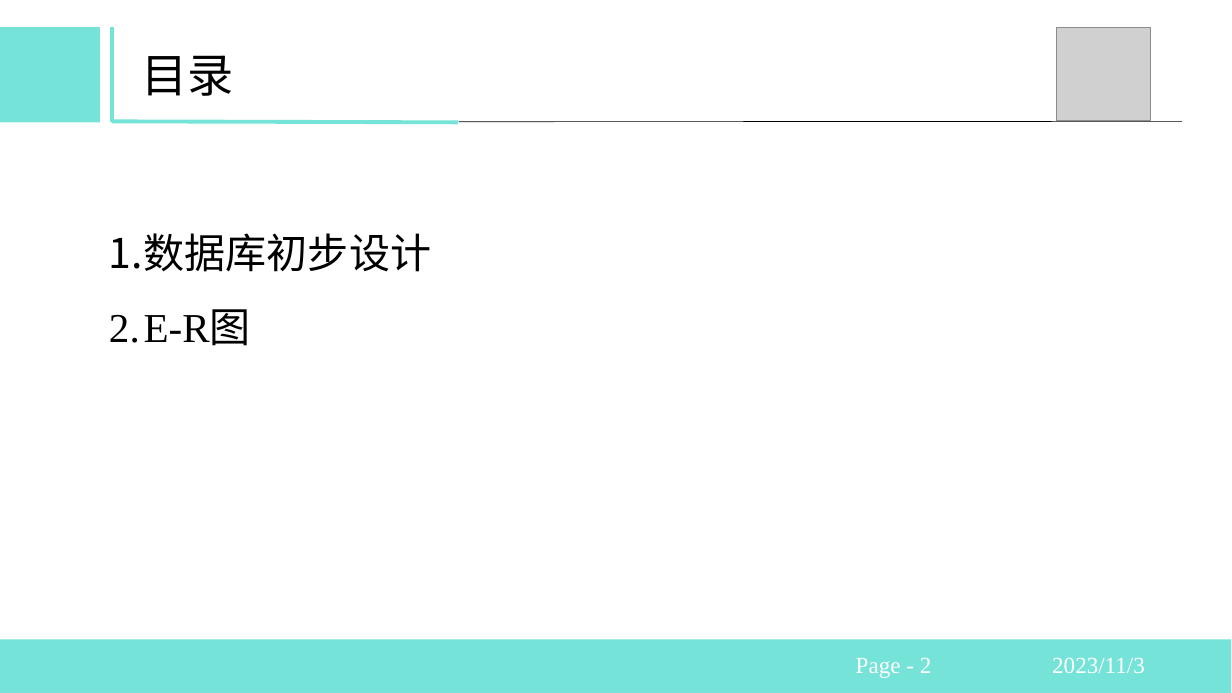
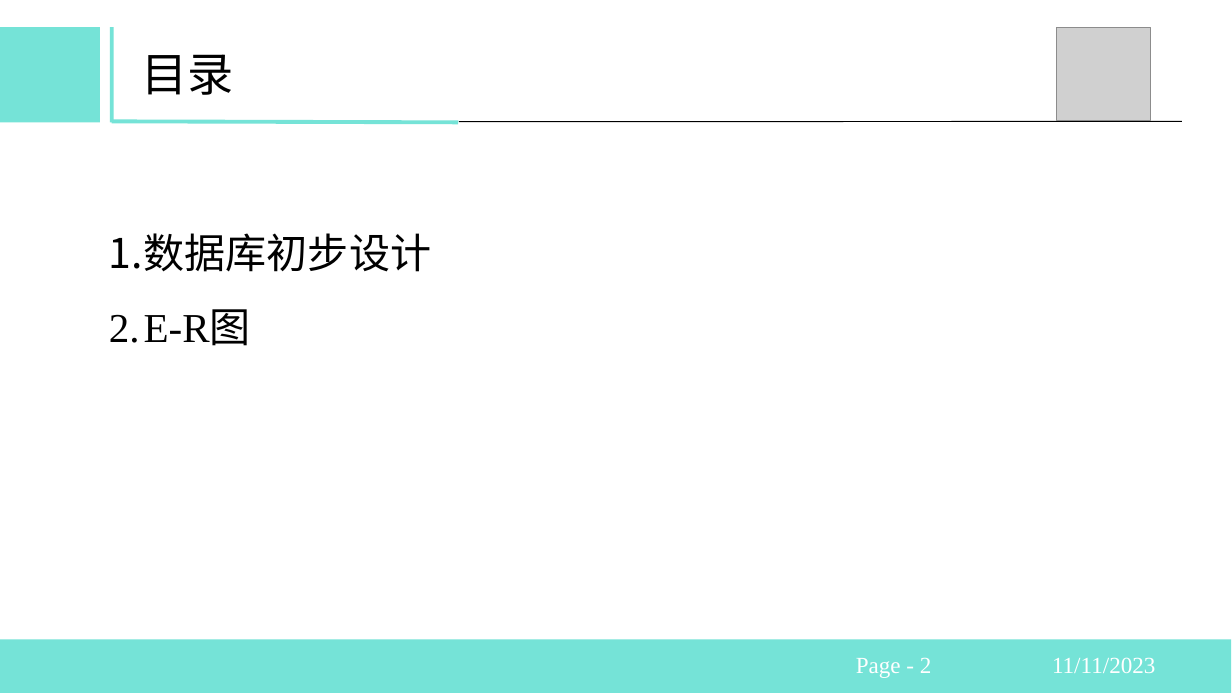
Before and after one commit to DarkMnDragon/EndoinsightDB, a slide deck: slide 2 of EGCAI_server_flask_pytorch/prework/E-R图.pptx. Drawn at 1232x693 pixels with LibreOffice and Linux fonts; fonts in the diff are those of the drawing; grey boxes stand for pictures. Boxes give left, top, right and bottom in pixels: in the first picture for what was removed or moved away, otherwise in the second. Text is boxed around its words. In the diff, an @@ line names an element or a change of style, - is before the commit and + after.

```diff
--- a/EGCAI_server_flask_pytorch/prework/E-R图.pptx
+++ b/EGCAI_server_flask_pytorch/prework/E-R图.pptx
@@ line (1182, 121) - (459, 122): stroke #000000 0.5 pt to #000000 0.75 pt @@
@@ text at bbox=[1052, 657, 1155, 673]: text changed @@
-2023/11/3
+11/11/2023
```
Also in this commit, not shown: 2 other slides changed, 18 other files.
